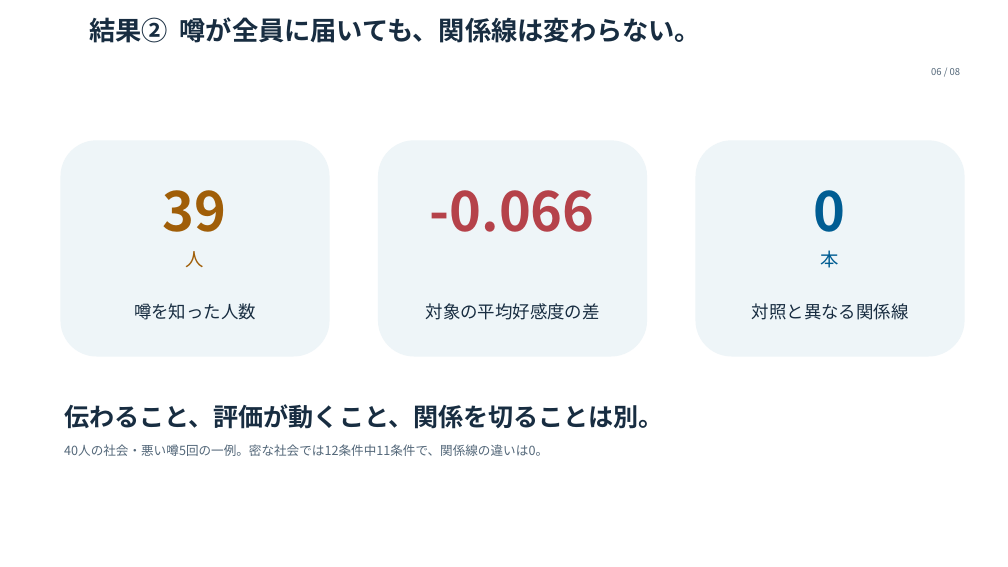
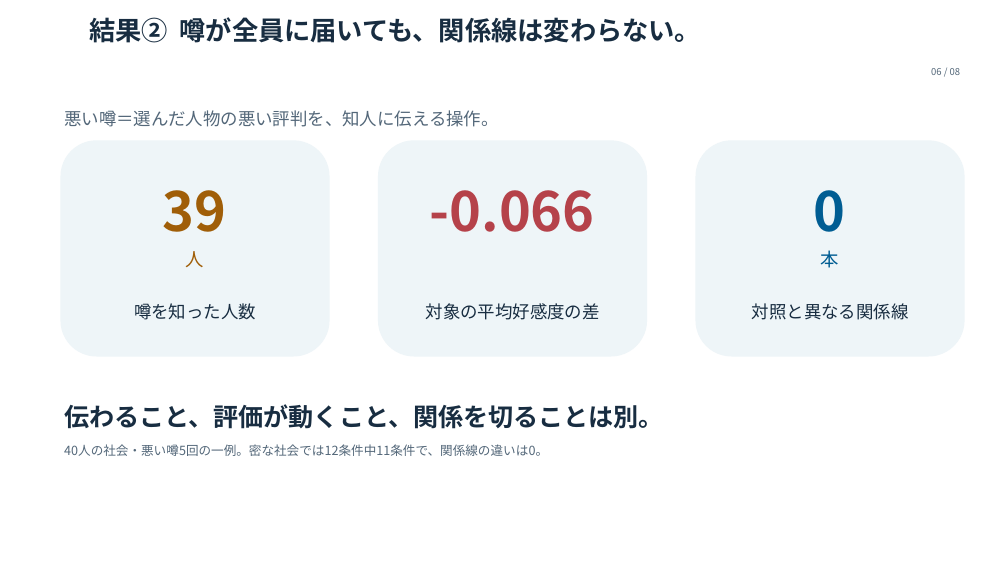
Before and after one commit to maton369/social-relationship-lab, a slide deck: slide 6 of presentation/Social_Relationship_Lab.pptx. Drawn at 1008x567 pixels with LibreOffice and Linux fonts; fonts in the diff are those of the drawing; background and template pictures are left out. Boxes give left, top, right and bottom in pixels: in the first picture for what was removed or moved away, otherwise in the second. Text is boxed around its words. In the diff, an @@ line names an element or a change of style, - is before the commit and + after.

```diff
--- a/presentation/Social_Relationship_Lab.pptx
+++ b/presentation/Social_Relationship_Lab.pptx
@@ text added at box(64, 110, 498, 127), 16.6 pt, text #536779 @@
+悪い噂＝選んだ人物の悪い評判を、知人に伝える操作。
```
Also in this commit, not shown: 4 other slides changed, 1 slide added, 1 slide removed, 17 other files.
